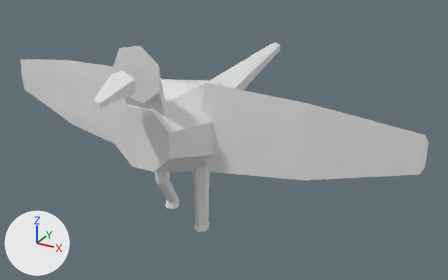
The OBJ model data/animals/gaviao/walk/0.obj: old version first, new version second.
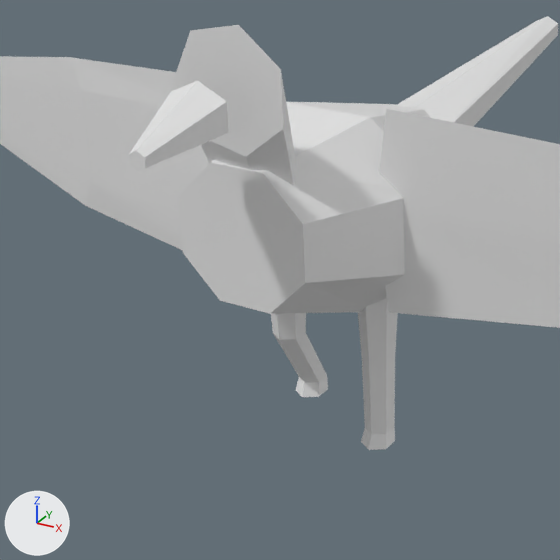
There are two pictures of each version: one whole from a 50 mm camera at (0.945, -1.444, 1.039) aimed at (0.064, 0.157, 0.238), one close up on the part from 8% to 63% of the width and 12% to 100% of the height. The lights are fixed; the arrows at lower left show +X, +Y and +Z. The first two pictures are the older version. Where no turn or scale is listed for an object, it has been applied to the vertices.

Objects in the first close-up: 'gaviao_walk_0'.
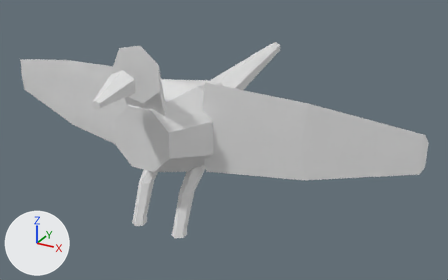
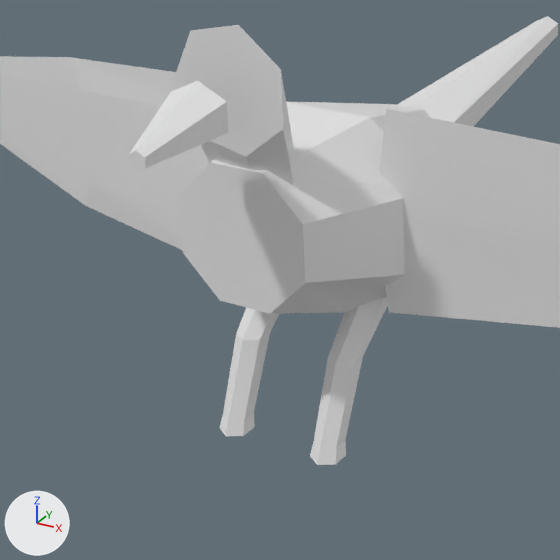
The newer file is also turned or shifted as a whole; pictures and numbers use the older file's frame.

Changed parts and their boxes (x1, y1, x2, y2) in the close-ups (560 x 560 px; the box of a moved part takes in the faces that stretch with it):
'gaviao_walk_0', reshaped: before (0, 16, 560, 450); after (0, 16, 560, 465)
part 1 of me_gaviao_walk_0, moved or reshaped: before (296, 376, 328, 397); after (220, 413, 255, 436)
part 2 of me_gaviao_walk_0, moved or reshaped: before (361, 427, 395, 450); after (310, 441, 346, 465)
part 3 of me_gaviao_walk_0, moved or reshaped: before (271, 298, 398, 434); after (223, 298, 388, 449)

The change, as a diff of the scene's bpy script:
```diff
--- a/data/animals/gaviao/walk/0.obj.py
+++ b/data/animals/gaviao/walk/0.obj.py
@@ me_gaviao_walk_0 @@
 # used by ob_gaviao_walk_0; location = (0.0, 0.0, 0.0)
-me_gaviao_walk_0.from_pydata(...)  # 156 vertices, 280 faces; spans x -0.707..0.705, y -0.364..0.682, z 0.0..0.626
+me_gaviao_walk_0.from_pydata(...)  # 156 vertices, 280 faces; spans x -0.707..0.705, y -0.364..0.682, z 0.046..0.626
+# me_gaviao_walk_0 part 1: all 13 vertices in x -0.092..-0.052, y 0.025..0.077, z 0.015..0.035 are moved by (0.0, -0.18, 0.032)
+# me_gaviao_walk_0 part 2: all 13 vertices in x 0.052..0.092, y -0.03..0.022, z 0.0..0.02 are moved by (0.0, -0.125, 0.046)
+# me_gaviao_walk_0 part 3: all 12 vertices in x -0.091..0.091, y -0.024..0.024, z 0.13 are moved by (0.0, -0.083, 0.037)
```
